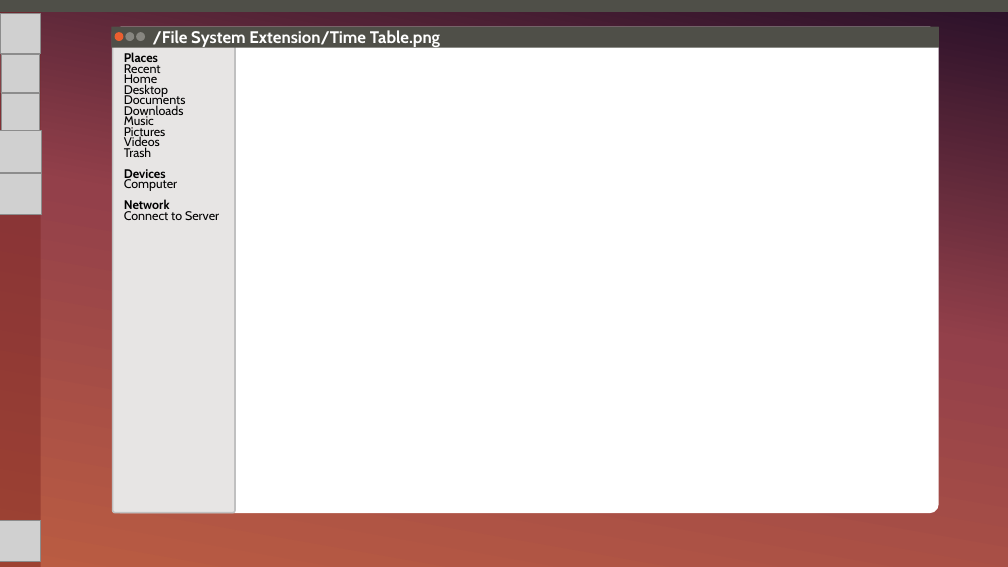
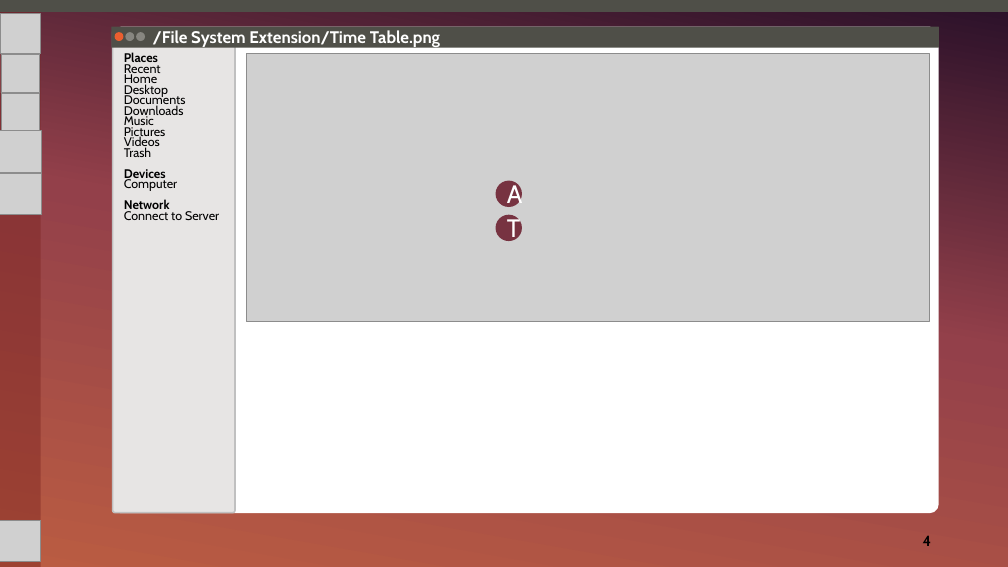
Before and after one commit to annaPietzak/OS-Project_File-System, a slide deck: slide 4 of Presentation/File System extension_initial presentation.pptx. Drawn at 1008x567 pixels with LibreOffice and Linux fonts; fonts in the diff are those of the drawing; grey boxes stand for pictures. Boxes give left, top, right and bottom in pixels: in the first picture for what was removed or moved away, otherwise in the second. Text is boxed around its words. In the diff, an @@ line names an element or a change of style, - is before the commit and + after.

```diff
--- a/Presentation/File System extension_initial presentation.pptx
+++ b/Presentation/File System extension_initial presentation.pptx
@@ picture added at box(247, 54, 930, 322) @@
@@ ellipse added at box(496, 181, 523, 207), fill #773341, 24 pt, text #FFFFFF @@
+A
@@ ellipse added at box(496, 215, 523, 241), fill #773341, 24 pt, text #FFFFFF @@
+T
@@ page number added at box(923, 535, 932, 546), 14 pt, text #000000, bold @@
+4
```
Also in this commit, not shown: 2 other slides changed.
